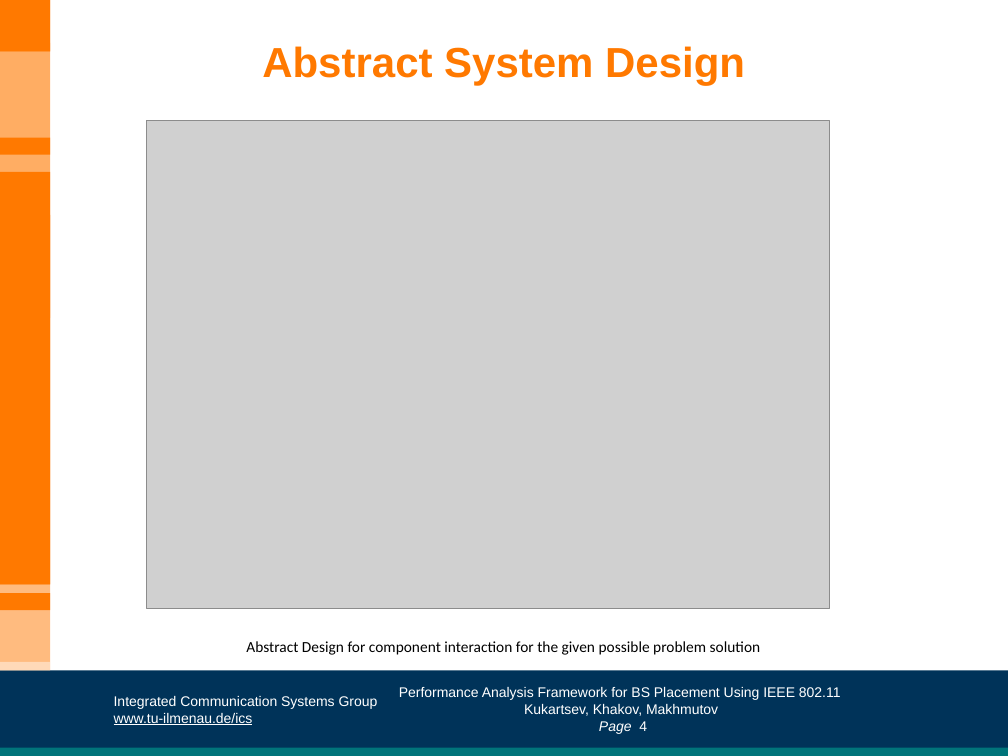
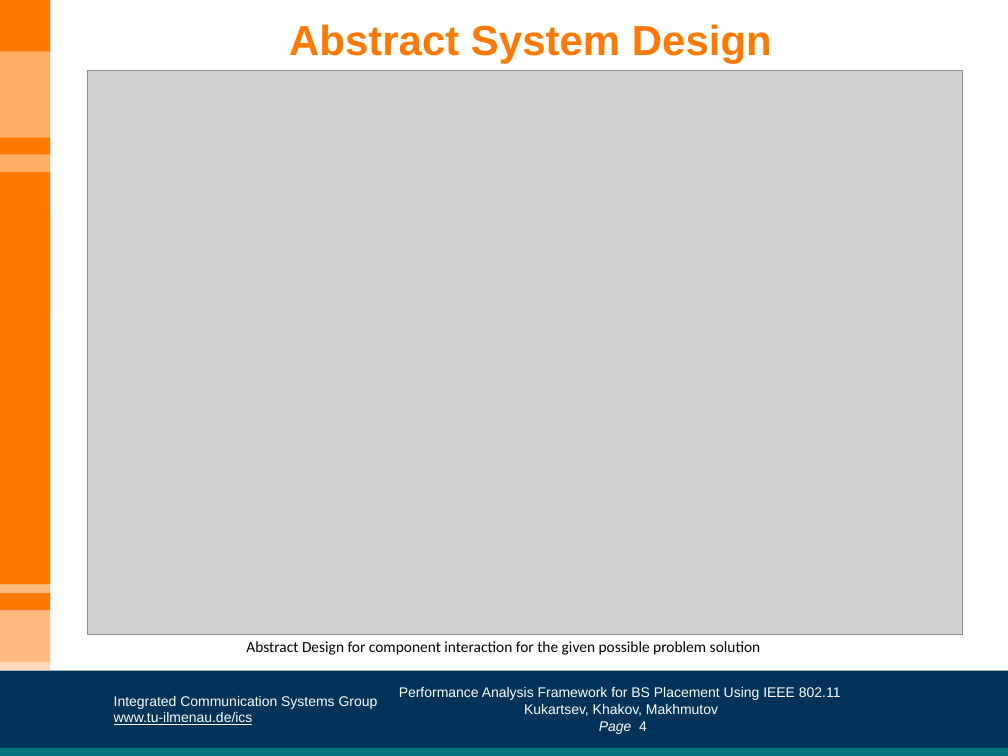
Before and after one commit to Kirkirillka/GPS_Tracker, a slide deck: slide 4 of docs/presentation/GroupStudy-presentation_Rus.pptx. Drawn at 1008x756 pixels with LibreOffice and Linux fonts; fonts in the diff are those of the drawing; grey boxes stand for pictures; background and template pictures are left out. Boxes give left, top, right and bottom in pixels: in the first picture for what was removed or moved away, otherwise in the second. Text is boxed around its words. In the diff, an @@ line names an element or a change of style, - is before the commit and + after.

Commit message:
fix presentation slide

```diff
--- a/docs/presentation/GroupStudy-presentation_Rus.pptx
+++ b/docs/presentation/GroupStudy-presentation_Rus.pptx
@@ text "Abstract System Design": place and size @@
-text "Abstract System Design" at (262, 46, 745, 86)
+text "Abstract System Design" at (289, 24, 772, 64)
@@ picture: place and size @@
-picture at (147, 120, 830, 608)
+picture at (88, 71, 963, 635)
```
Also in this commit, not shown: 1 other slide changed.
